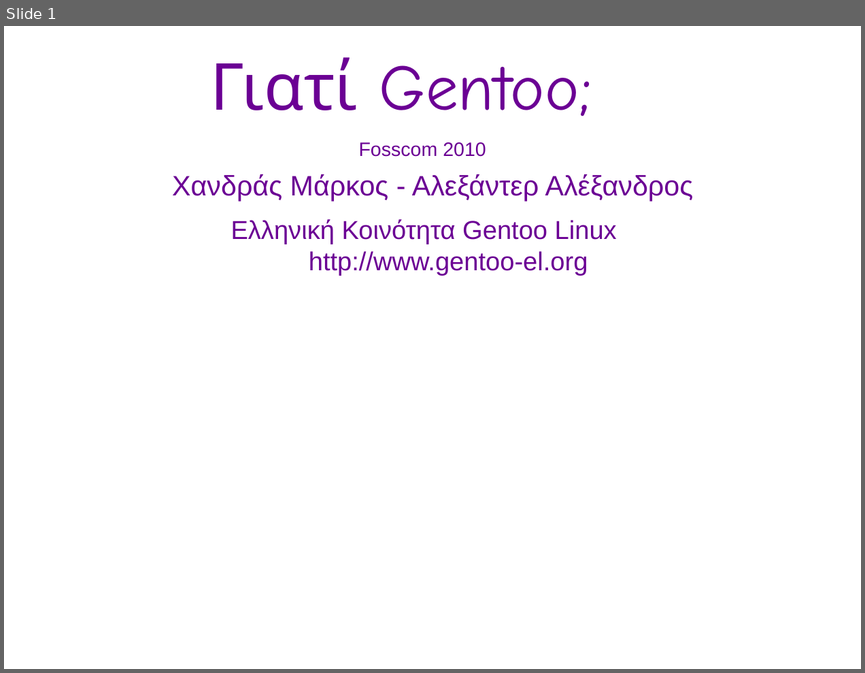
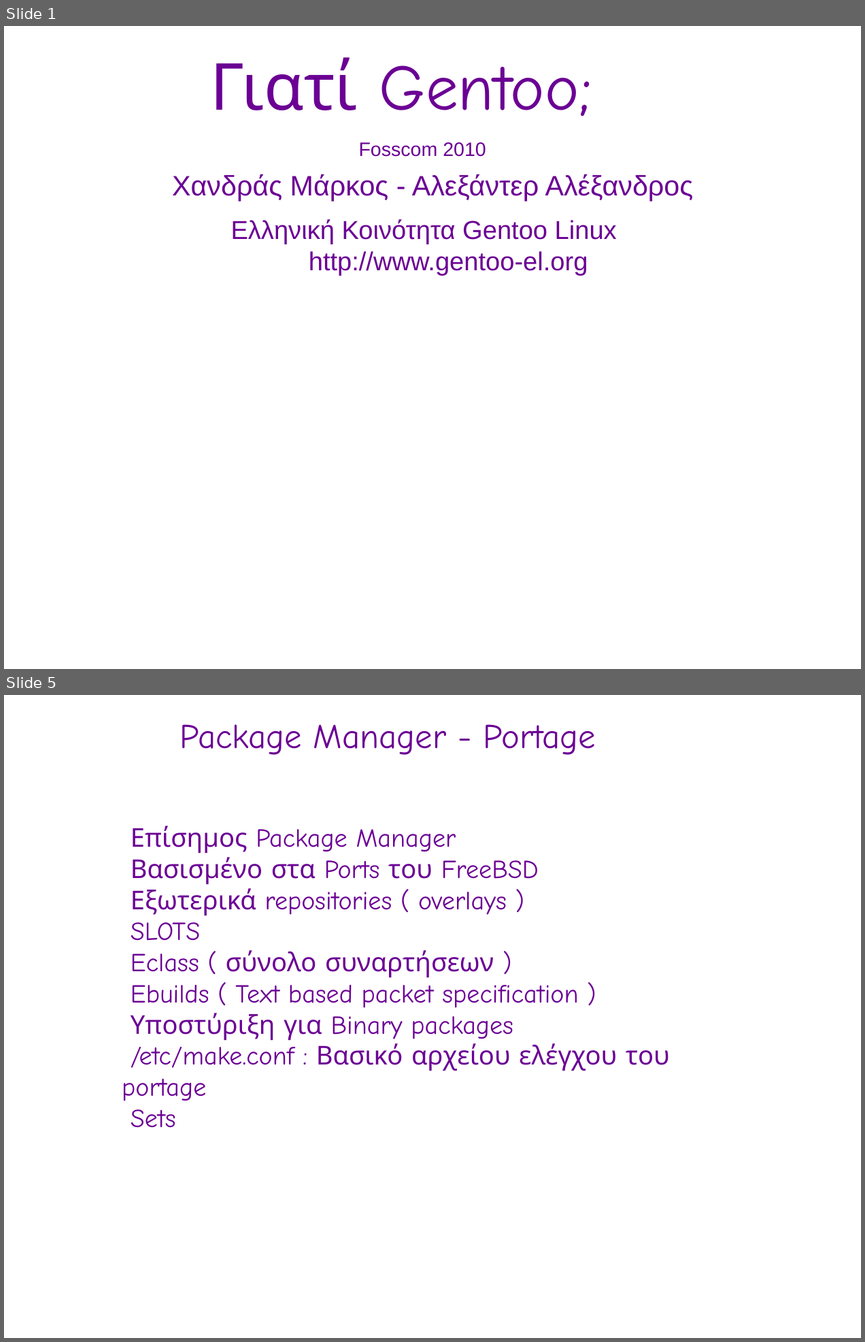
Before and after one commit to gentoo-el/presentations, a slide deck: fosscom-2010_pres.odp. Shown one above the other, each under a label of ours: slide 1 before the commit, slides 1 and 5 after it; the slides between them are not shown. The pictures are 865x673 and 865x1342 pixels, drawn with LibreOffice and Linux fonts; fonts in the diff are those of the drawing; background and template pictures are left out. Boxes give left, top, right and bottom in pixels: in the first picture for what was removed or moved away, otherwise in the second. Text is boxed around its words. In the diff, an @@ line names an element or a change of style, - is before the commit and + after.

Commit message:
Updated
Added
* Index
* History
* Configuration
* Portage
* +/-

```diff
--- a/fosscom-2010_pres.odp
+++ b/fosscom-2010_pres.odp
@@ slide 5 added at (4,695,861,1338), background picture (left out) @@
@@ text added at (180,724,596,755), 32 pt, text #6B0094 @@
+Package Manager - Portage
@@ text added at (122,826,670,1127), 24 pt, text #6B0094 @@
+● Επίσημος Package Manager
+● Βασισμένο στα Ports του FreeBSD
+● Εξωτερικά repositories ( overlays )
+● SLOTS
+● Eclass ( σύνολο συναρτήσεων )
+● Ebuilds ( Text based packet specification )
+● Υποστύριξη για Binary packages
+● /etc/make.conf : Βασικό αρχείου ελέγχου του portage
+● Sets
```
Also in this commit, not shown: 4 other slides added.
